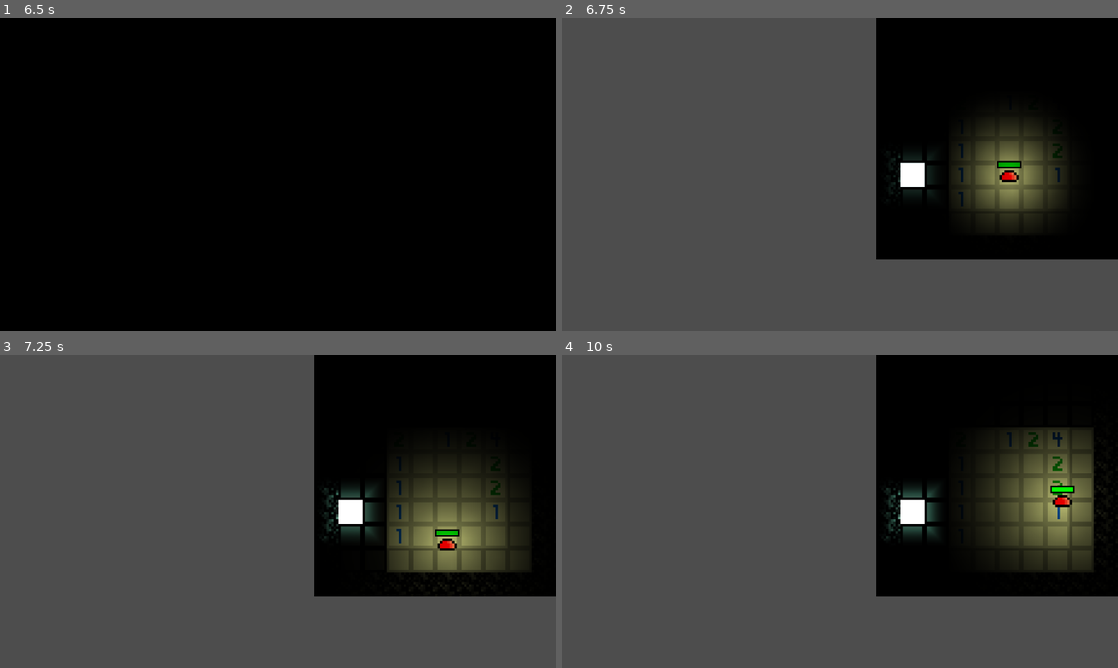
Above: before the commit, frames 1-4 (two rows, left to right).
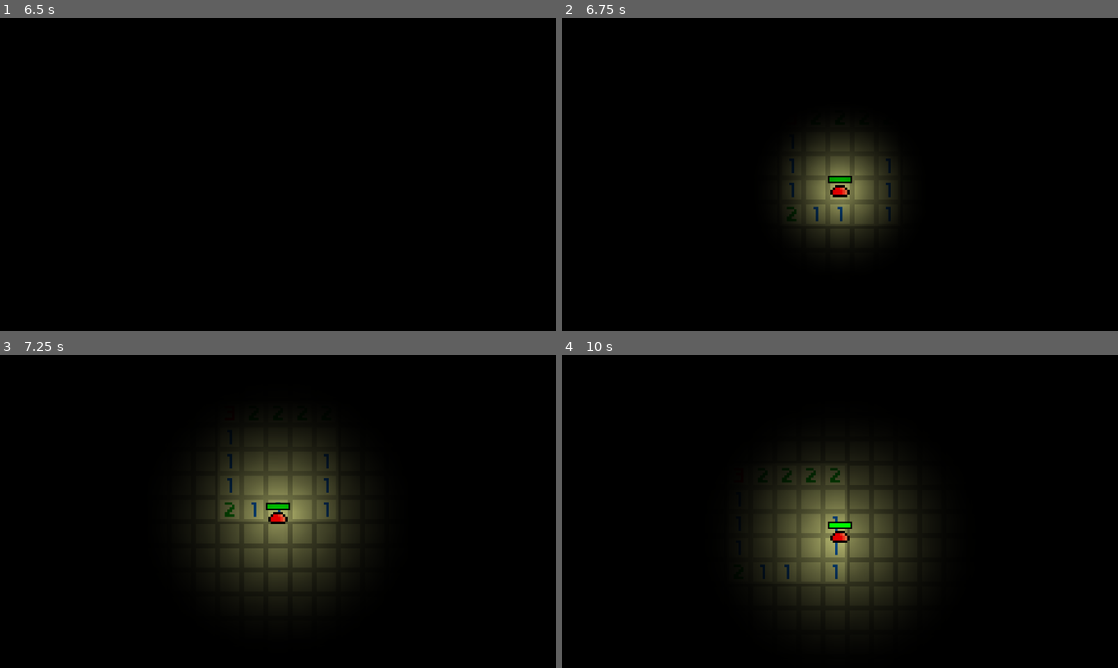
Above: after the commit, the same moments.

Repository: Archaversine/minesweeper2
Game: Godot game, scene res://main_menu.tscn
Two runs of this game, one before a commit and one after it. Both use one fixed random seed, a clock stepped at 60 frames per second and the inputs below. Sound files missing from this copy of the repository are replaced by a short silence.
Inputs (mouse positions are in pixels of both pictures, inside the frame that each line leads up to):
- Up to frame 1 (6.5 s): click "START GAME" at 0.5 s; click "START GAME" at 1.25 s; move the mouse to (400, 158) at 2.02 s; hold Right (ui_right) 2.03-2.78 s; tap Space (flag_tile) at 2.1, 3.5, 3.6, 5, 5.1 s; tap Enter at 2.75, 4.25, 5.75 s; move the mouse to (166, 190) at 2.77 s; hold Down (ui_down) 2.78-3.53 s; click (166, 190) at 2.85 s; move the mouse to (333, 105) at 3.52 s; hold Right (ui_right) 3.53-4.28 s; move the mouse to (250, 237) at 4.27 s; hold Up (ui_up) 4.28-5.03 s; click (250, 237) at 4.35 s; move the mouse to (444, 221) at 5.02 s; hold Left (ui_left) from 5.03 s (still down); move the mouse to (111, 127) at 5.77 s; click (111, 127) at 5.85 s
- Up to frame 2 (6.75 s): tap Space (flag_tile) at 6.5, 6.6 s; move the mouse to (867, 174) at 6.52 s; release Left (ui_left) at 6.53 s; hold Down (ui_down) from 6.53 s (still down)
- Up to frame 3 (7.25 s): keep holding Down (ui_down)
- Up to frame 4 (10 s): move the mouse to (756, 433) at 7.27 s; release Down (ui_down) at 7.28 s; hold Right (ui_right) 7.28-8.03 s; click (756, 433) at 7.35 s; move the mouse to (962, 495) at 8.02 s; hold Up (ui_up) 8.03-8.78 s; tap Space (flag_tile) at 8.1, 9.6 s; move the mouse to (728, 527) at 8.77 s; hold Right (ui_right) 8.78-9.53 s; click (728, 527) at 8.85 s; move the mouse to (895, 442) at 9.52 s; hold Down (ui_down) from 9.53 s (still down)

Frame 1 is identical in both runs. In frame 2, 73% of the frame differs, in the area x 0-100%, y 0-100%; in frame 3, 76%; in frame 4, 77%.

Commit message:
bigger map & small tweaks

Diff:
--- a/level.tscn
+++ b/level.tscn
@@ -43,8 +43,6 @@
 
 [node name="MineTiles" parent="." instance=ExtResource("1_dm3v0")]
 rendering_quadrant_size = 10
-grid_size = 10
-dark_thickness = 2
 refill_chance = 0.35
 
 [node name="Player" parent="." instance=ExtResource("2_bfqlt")]
--- a/synth_sound.tscn
+++ b/synth_sound.tscn
@@ -5,7 +5,8 @@
 
 [node name="SynthSound" type="AudioStreamPlayer2D"]
 stream = ExtResource("1_1wt8j")
-volume_db = 15.0
+volume_db = -5.0
+pitch_scale = 2.5
 autoplay = true
 script = ExtResource("2_044or")
 
Not shown, changed: export_presets.cfg
